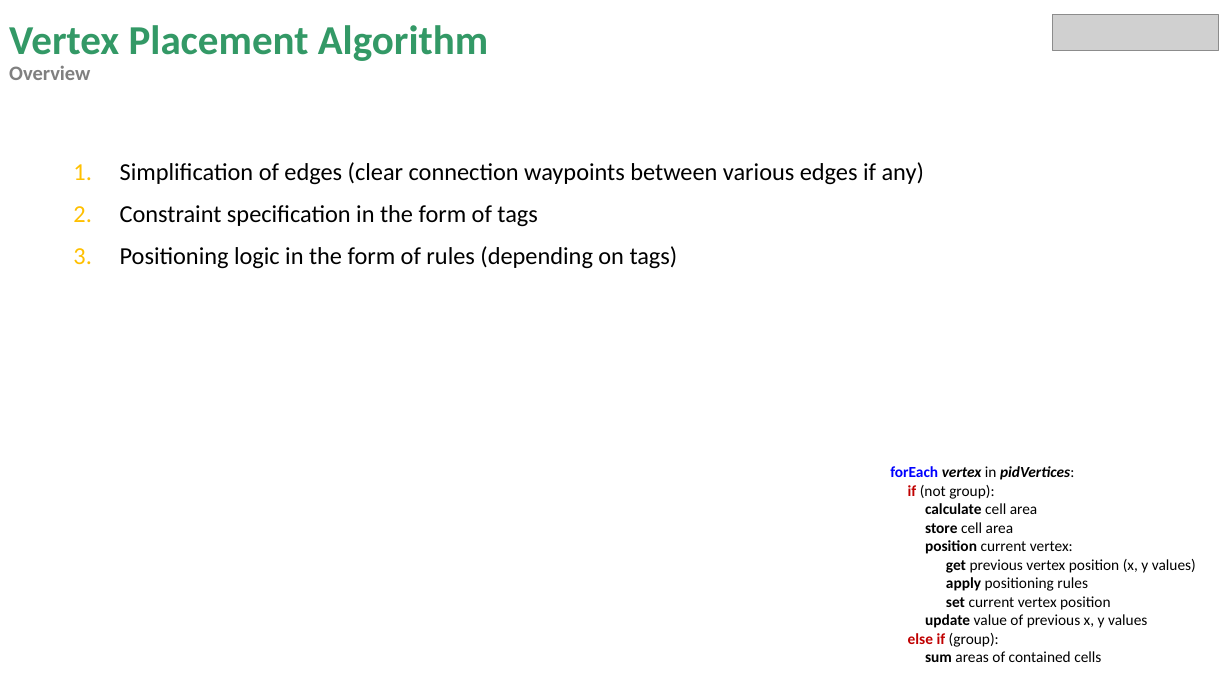
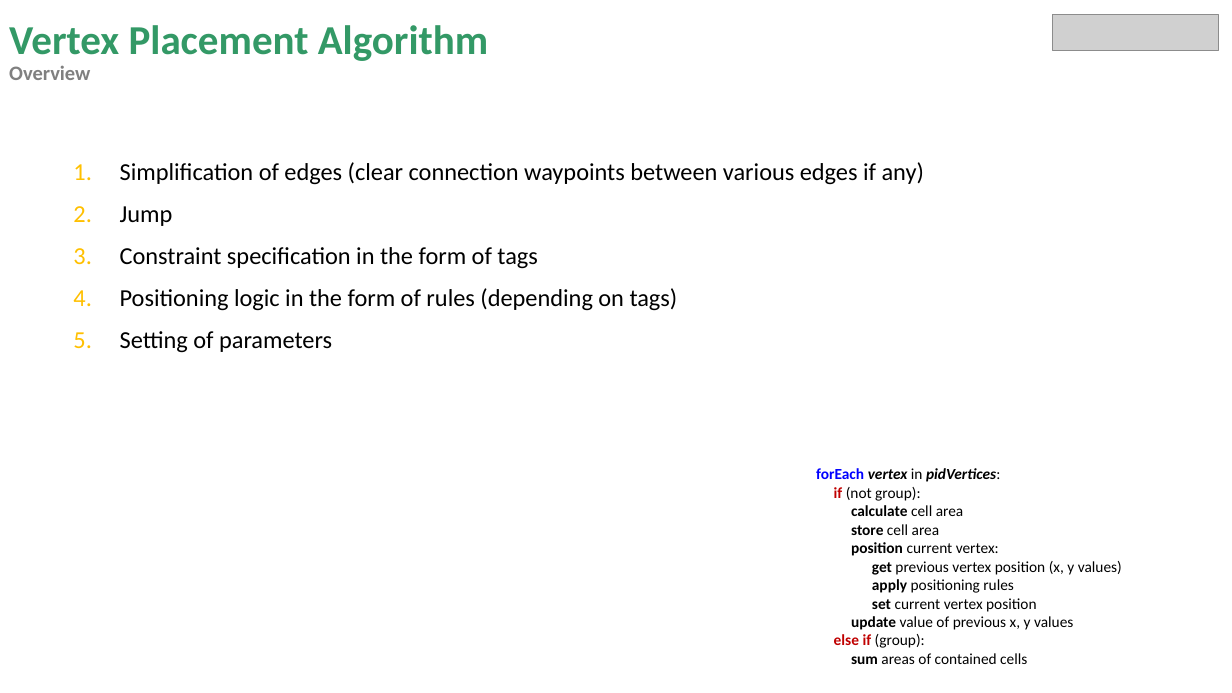
Before and after one commit to miguelrk/tum-mw-bachelorarbeit, a slide deck: slide 6 of 3 Entwicklungsphase/weekly_meeting_14.pptx (slide 4 before the commit). Drawn at 1232x693 pixels with LibreOffice and Linux fonts; fonts in the diff are those of the drawing; grey boxes stand for pictures. Boxes give left, top, right and bottom in pixels: in the first picture for what was removed or moved away, otherwise in the second. Text is boxed around its words. In the diff, an @@ line names an element or a change of style, - is before the commit and + after.

```diff
--- a/3 Entwicklungsphase/weekly_meeting_14.pptx
+++ b/3 Entwicklungsphase/weekly_meeting_14.pptx
@@ text at bbox=[120, 206, 173, 226]: paragraph added @@
+2. Jump
@@ text at bbox=[120, 331, 332, 353]: paragraph added @@
+5. Setting of parameters
@@ text "forEach vertex in pidVertices:": place and size @@
-text "forEach vertex in pidVertices:" at bbox=[890, 466, 1196, 662]
+text "forEach vertex in pidVertices:" at bbox=[816, 468, 1122, 664]
```
Also in this commit, not shown: 4 other slides changed, 3 slides added, 2 slides removed, 9 other files.
